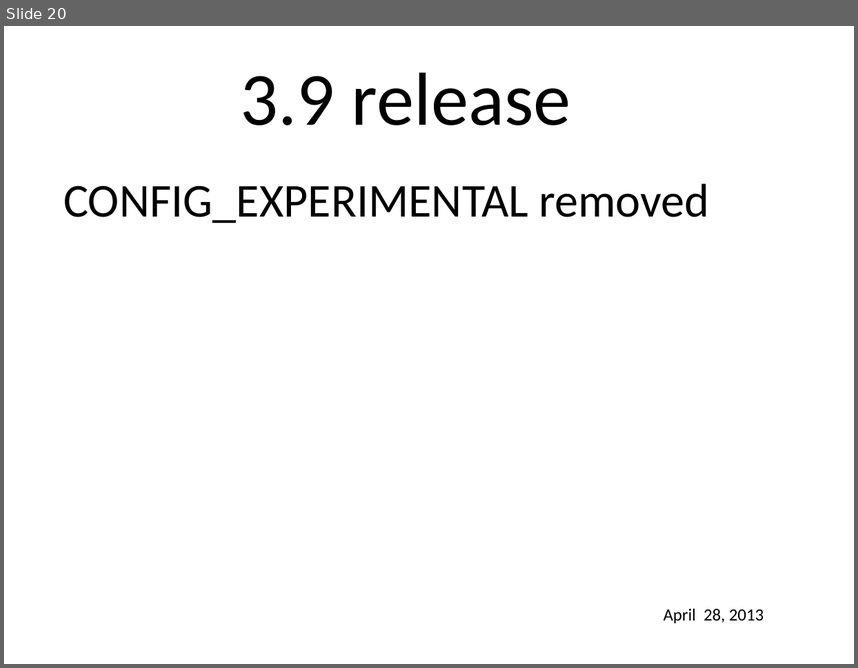
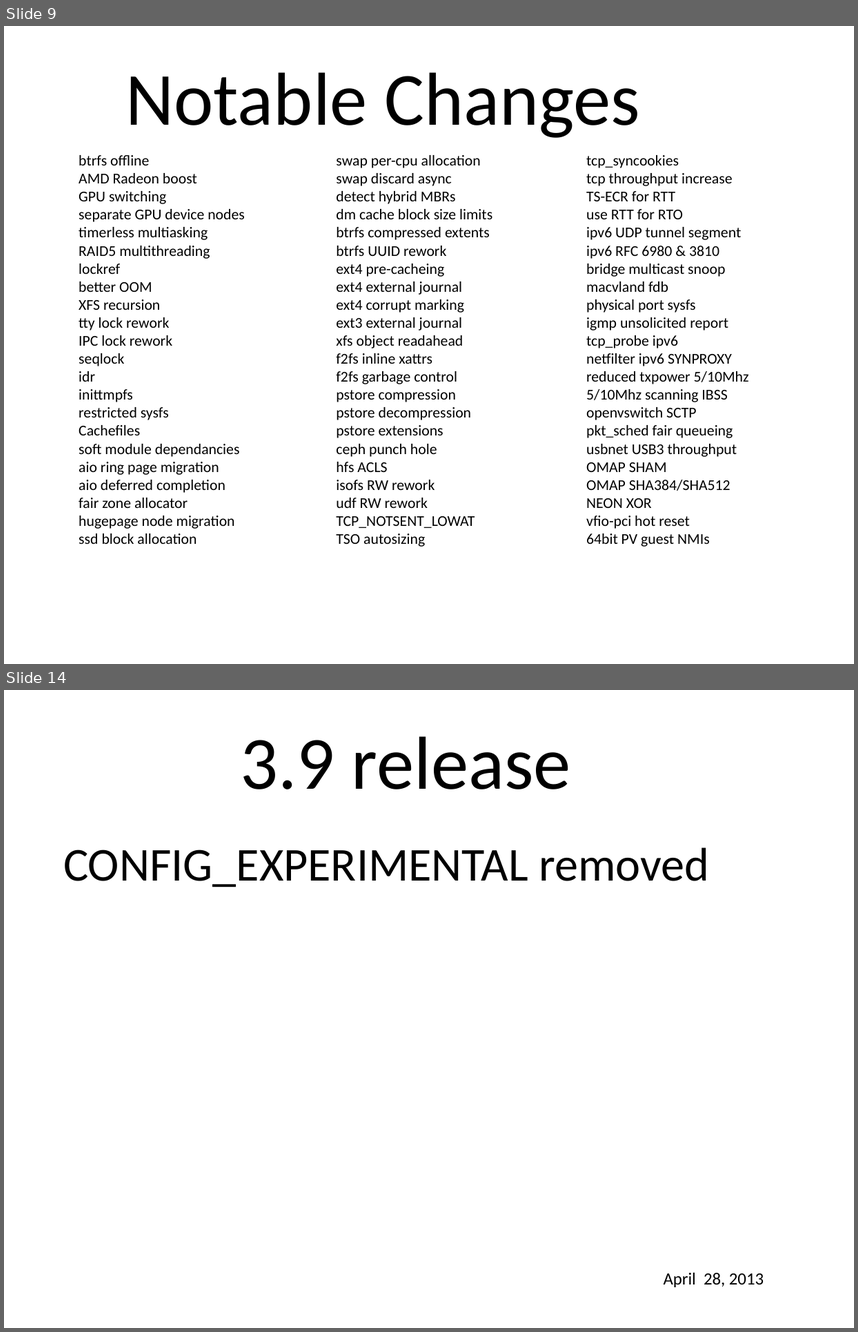
Before and after one commit to gregkh/kernel-development, a slide deck: lf_kernel-development.odp. Shown one above the other, each under a label of ours: slide 20 before the commit, slides 9 and 14 after it; the slides between them are not shown. The pictures are 858x668 and 858x1332 pixels, drawn with LibreOffice and Linux fonts; fonts in the diff are those of the drawing; background and template pictures are left out. Boxes give left, top, right and bottom in pixels: in the first picture for what was removed or moved away, otherwise in the second. Text is boxed around its words. In the diff, an @@ line names an element or a change of style, - is before the commit and + after.

```diff
--- a/lf_kernel-development.odp
+++ b/lf_kernel-development.odp
@@ slide 9 added at [4,26,854,664], background picture (left out) @@
@@ text added at [126,72,640,138], 70 pt, text #000000 @@
+Notable Changes
@@ text added at [79,155,245,544], 14 pt, text #000000 @@
+btrfs offline
+AMD Radeon boost
+GPU switching
+separate GPU device nodes
+timerless multiasking
+RAID5 multithreading
+lockref
+better OOM
+XFS recursion
+tty lock rework
+IPC lock rework
+seqlock
+idr
+inittmpfs
+restricted sysfs
+Cachefiles
+soft module dependancies
+aio ring page migration
+aio deferred completion
+fair zone allocator
+hugepage node migration
+ssd block allocation
@@ text added at [336,155,493,546], 14 pt, text #000000 @@
+swap per-cpu allocation
+swap discard async
+detect hybrid MBRs
+dm cache block size limits
+btrfs compressed extents
+btrfs UUID rework
+ext4 pre-cacheing
+ext4 external journal
+ext4 corrupt marking
+ext3 external journal
+xfs object readahead
+f2fs inline xattrs
+f2fs garbage control
+pstore compression
+pstore decompression
+pstore extensions
+ceph punch hole
+hfs ACLS
+isofs RW rework
+udf RW rework
+TCP_NOTSENT_LOWAT
+TSO autosizing
@@ text added at [586,155,749,546], 14 pt, text #000000 @@
+tcp_syncookies
+tcp throughput increase
+TS-ECR for RTT
+use RTT for RTO
+ipv6 UDP tunnel segment
+ipv6 RFC 6980 & 3810
+bridge multicast snoop
+macvland fdb
+physical port sysfs
+igmp unsolicited report
+tcp_probe ipv6
+netfilter ipv6 SYNPROXY
+reduced txpower 5/10Mhz
+5/10Mhz scanning IBSS
+openvswitch SCTP
+pkt_sched fair queueing
+usbnet USB3 throughput
+OMAP SHAM
+OMAP SHA384/SHA512
+NEON XOR
+vfio-pci hot reset
+64bit PV guest NMIs
@@ what was slide 20 is now slide 14 @@
```
Also in this commit, not shown: 14 slides changed, 1 other slide added.
